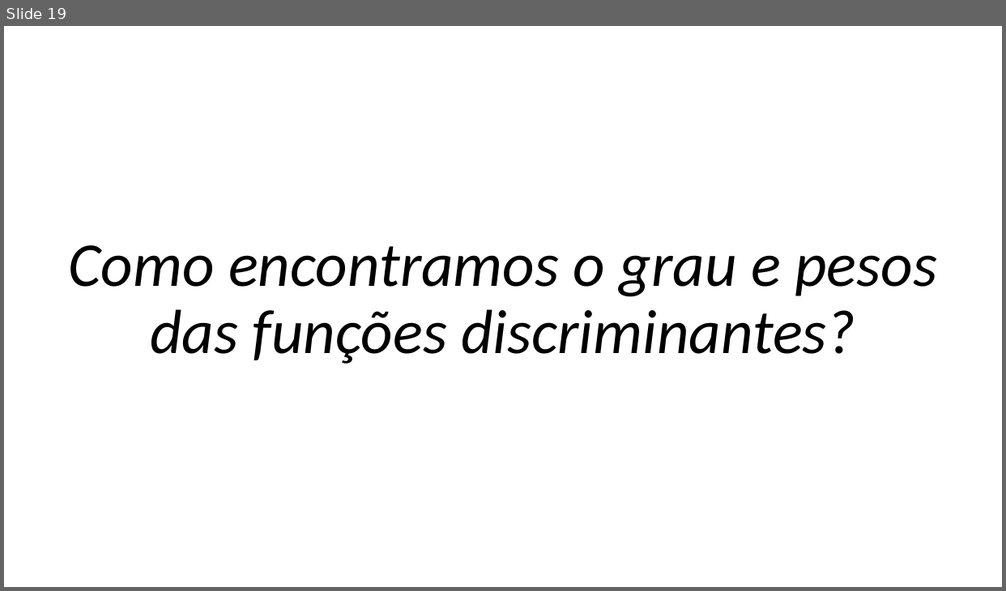
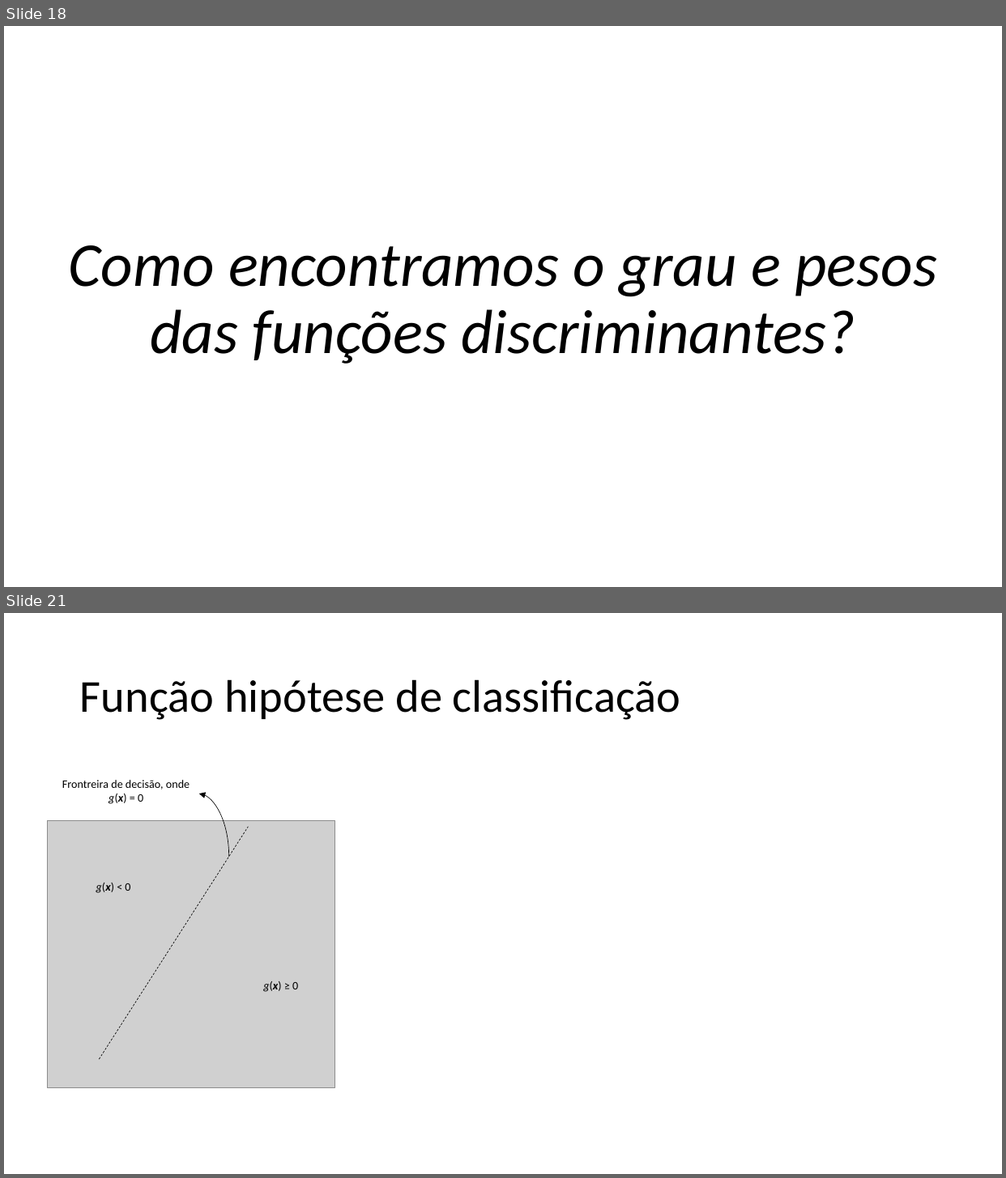
Before and after one commit to zz4fap/c24_inteligencia_artificial, a slide deck: slides/C24_Classificação.pptx. Shown one above the other, each under a label of ours: slide 19 before the commit, slides 18 and 21 after it; the slides between them are not shown. The pictures are 1006x591 and 1006x1178 pixels, drawn with LibreOffice and Linux fonts; fonts in the diff are those of the drawing; grey boxes stand for pictures. Boxes give left, top, right and bottom in pixels: in the first picture for what was removed or moved away, otherwise in the second. Text is boxed around its words. In the diff, an @@ line names an element or a change of style, - is before the commit and + after.

```diff
--- a/slides/C24_Classificação.pptx
+++ b/slides/C24_Classificação.pptx
@@ slide 21 added at <box>4,613,1002,1174</box>, background #FFFFFF @@
@@ title added at <box>80,679,680,720</box>, 44 pt, text #000000 @@
+Função hipótese de classificação
@@ group added at <box>47,780,335,1088</box>: 3 texts, 1 picture, 1 line, 1 curved arrow @@
+Frontreira de decisão, onde g(x) = 0
+g(x) ≥ 0
+g(x) < 0
@@ what was slide 19 is now slide 18 @@
```
Also in this commit, not shown: 2 slides changed, 13 other slides added, 1 slide removed, 4 other files.
